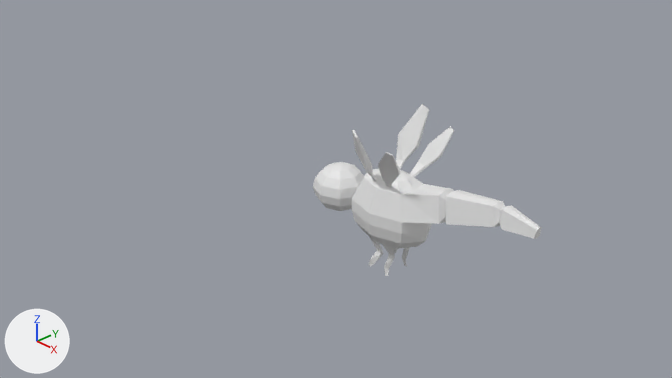
Renders of the Blender file Unidad_1/Referencias/libelula.blend from each side of a commit.
Before and after are seen from the file's camera 'Camera'. Arrows for +X, +Y and +Z are at lower left; the lights stay in place.
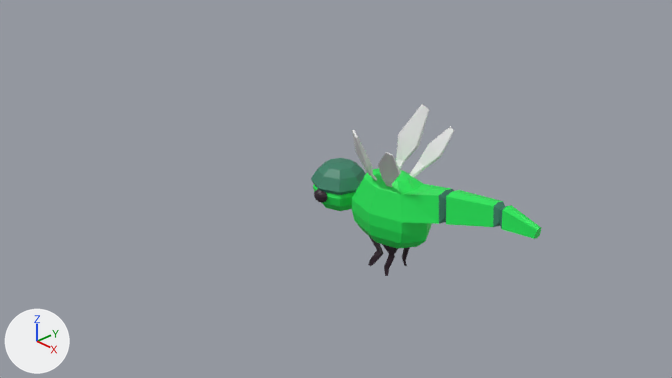
The change, as a list of edits to the scene's bpy script:
```text
Add mat_cabezalib:
    mat_cabezalib = principled_material('cabezaLib')
    mat_cabezalib.base_color = (0.0393, 0.222, 0.136)  # green #388267
Add mat_ojolib:
    mat_ojolib = principled_material('ojoLib')
    mat_ojolib.base_color = (0.0292, 0.0125, 0.0243)  # dark purple #301d2b
Add mat_alaslib:
    mat_alaslib = principled_material('alasLib')
    mat_alaslib.base_color = (0.8, 0.8, 0.8)  # white #e7e7e7
Add mat_cuerpolibelula:
    mat_cuerpolibelula = principled_material('cuerpoLibelula')
    mat_cuerpolibelula.base_color = (0.0117, 0.8, 0.0959)  # green #1ce757
Change me_sphere:
    used by ob_sphere; parent = ob_sphere_001; location = (0.0923, 0.0, 0.0); scale = (0.334, 0.334, 0.289)
    remove me_sphere.from_pydata(...)  # 58 vertices, 64 faces; spans x -1.0..1.0, y -1.0..1.0, z -1.0..1.0
    add me_sphere.from_pydata(...)  # 74 vertices, 80 faces; spans x -1.08..1.02, y -1.05..1.05, z -1.0..1.11
    me_sphere part 1
    17 vertices are removed from x -0.71..0.71, y -0.71..0.71, z 0.71..1.0
    24 faces are deleted
    7 vertices in x -0.92..0.65, y -0.92..0.92, z 0.38 move by (-0.02, 0.0, -0.2)
    1 vertex moves from x 0.92, y 0.0, z 0.38 to x 0.91, y 0.0, z 0.19
    33 vertices are added at x -1.08..1.02, y -1.05..1.05, z 0.17..1.11
    32 new faces join them, mat_cabezalib (green #388267)
    8 new faces join them, mat_cuerpolibelula (green #1ce757)
    me_sphere part 2: 40 faces spanning x -1.0..1.0, y -1.0..1.0, z -1.0..0.19 switch from no material to mat_cuerpolibelula (green #1ce757)
    add me_sphere.materials.append(mat_cabezalib)  # green #388267
Change me_sphere_001:
    where me_sphere_001.from_pydata(...)  # 228 vertices, 234 faces; spans x -0.87..3.06, y -1.35..1.35, z -1.62..2.77
    used by ob_sphere_001; location = (0.95, 0.0, -0.067); scale = (0.641, 0.43, 0.43)
    me_sphere_001 part 3: 92 of the faces centred in x -0.74..1.01, y -0.74..0.74, z -0.76..1.25 switch from no material to mat_cuerpolibelula (green #1ce757)
    me_sphere_001 part 4: 8 of the faces centred in x 2.74..3.04, y -0.16..0.16, z 1.17..1.55 switch from no material to mat_cuerpolibelula (green #1ce757)
    me_sphere_001 part 5: 6 of the faces centred in x 1.8..1.89, y -0.27..0.27, z 0.92..1.54 switch from no material to mat_cuerpolibelula (green #1ce757)
    me_sphere_001 part 6: all 52 faces centred in x -0.27..0.24, y -0.42..0.42, z -1.61..-0.79 switch from no material to mat_ojolib (dark purple #301d2b)
    me_sphere_001 part 7: all 12 faces centred in x 1.23..1.4, y -0.26..0.26, z 0.73..1.35 switch from no material to mat_cabezalib (green #388267)
    me_sphere_001 part 8: all 12 faces centred in x 2.3..2.44, y -0.18..0.18, z 1.19..1.61 switch from no material to mat_cabezalib (green #388267)
    add me_sphere_001.materials.append(mat_alaslib)  # white #e7e7e7
Add me_sphere_002:
    me_sphere_002.from_pydata(...)  # 58 vertices, 64 faces; spans x -1.053..-0.454, y 0.448..0.827, z 0.022..0.601
    me_sphere_002.materials.append(mat_ojolib)  # dark purple #301d2b
Add ob_sphere_002:
    ob_sphere_002 = bpy.data.objects.new('Sphere.002', me_sphere_002)
    ob_sphere_002.parent = ob_sphere_001
    ob_sphere_002.matrix_parent_inverse = Matrix(((1.56, 0.0, 0.0, -1.482), (0.0, 2.327, 0.0, 0.0), (0.0, 0.0, 2.327, 0.155), (0.0, 0.0, 0.0, 1.0)))
    ob_sphere_002.location = (0.325, -0.527, -0.137)
    ob_sphere_002.rotation_euler = (0.0, 0.124, 0.0)  # degrees (0, 7.1, 0)
    ob_sphere_002.scale = (0.334, 0.334, 0.289)
```

Pixel boxes (x1, y1, x2, y2) of what changed, in the pictures (672 x 378 px):
'Sphere', reshaped (8% wider, 8% taller)
    before: (313, 162, 364, 211)
    after: (311, 158, 366, 211)
'Sphere.002', added
    after: (314, 189, 327, 203)
part 1 of me_sphere, built on
    before: (315, 162, 364, 190)
    after: (311, 158, 366, 195)
part 2 of me_sphere, recoloured (white to green)
    both: (313, 185, 354, 211)
part 3 of me_sphere_001, recoloured (white to green)
    both: (352, 168, 451, 249)
part 4 of me_sphere_001, recoloured (white to green)
    both: (502, 205, 541, 239)
part 5 of me_sphere_001, recoloured (white to green)
    both: (446, 190, 503, 227)
part 6 of me_sphere_001, recoloured
    both: (368, 237, 410, 276)
part 7 of me_sphere_001, recoloured (white to green)
    both: (439, 189, 454, 223)
part 8 of me_sphere_001, recoloured (white to green)
    both: (493, 202, 506, 229)
